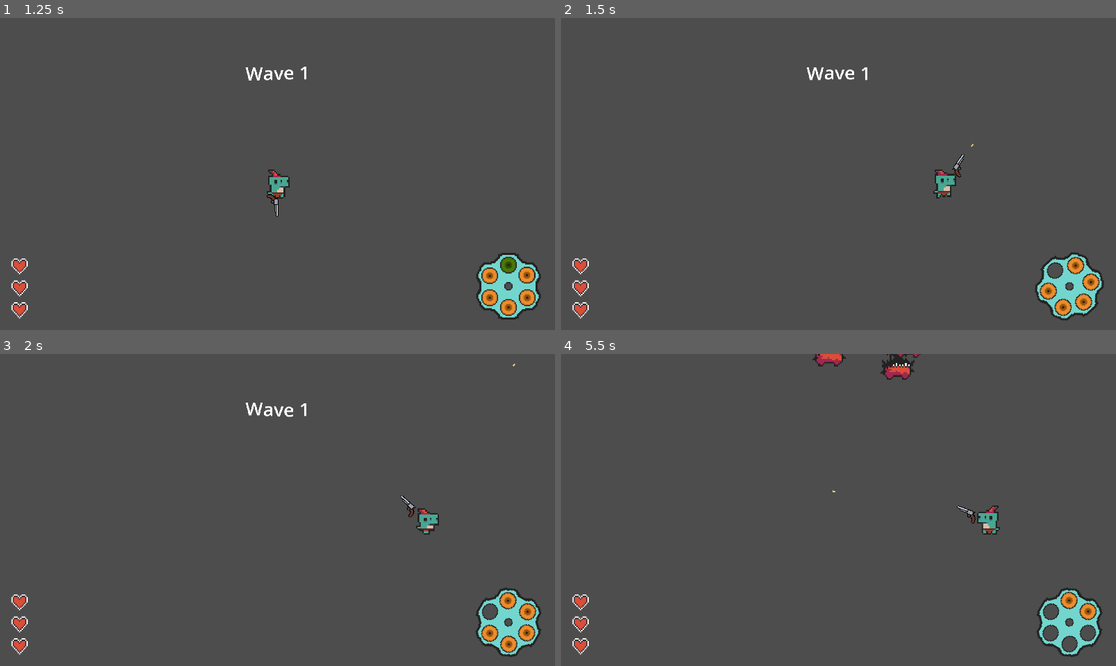
Above: before the commit, frames 1-4 (two rows, left to right).
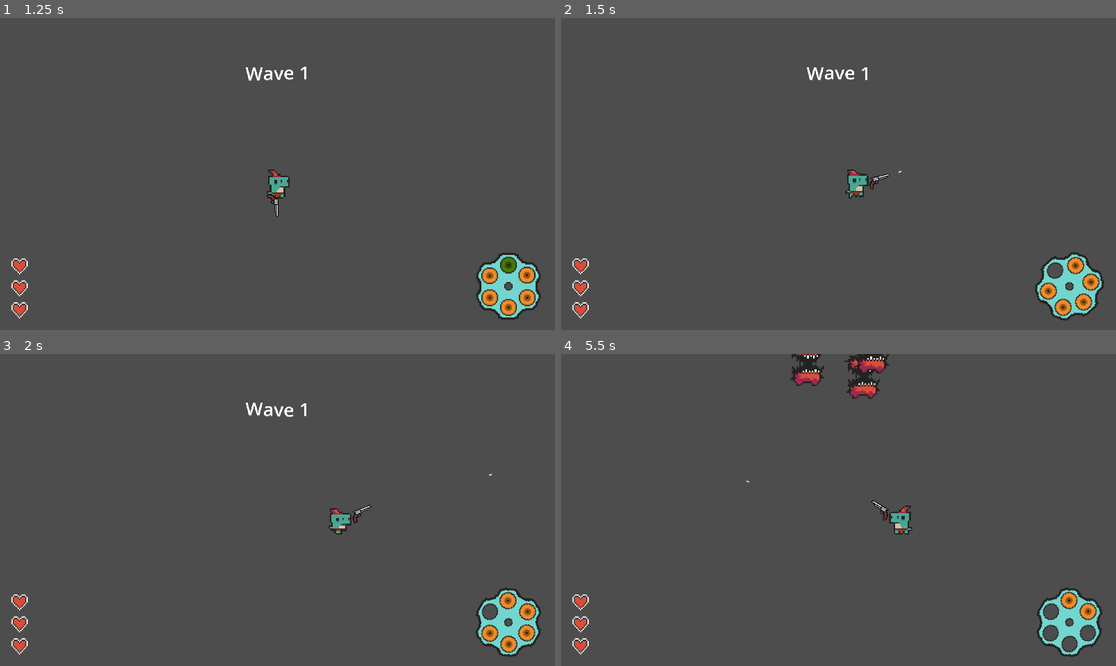
Above: after the commit, the same moments.

Repository: Meemog/GMTK2025
Game: Godot game, scene res://main.tscn
The game is run twice, just before and just after one commit, with the same random seed, the same clock (stepped at 60 frames per second) and the same inputs.
Inputs (mouse positions are in pixels of both pictures, inside the frame that each line leads up to):
- Up to frame 1 (1.25 s): click "Play" at 0.5 s
- Up to frame 2 (1.5 s): move the mouse to (960, 158) at 1.27 s; hold D (right) from 1.28 s (still down); tap Space (dash) at 1.35 s; click (960, 158) at 1.42 s
- Up to frame 3 (2 s): keep holding D (right)
- Up to frame 4 (5.5 s): release D (right) at 2 s; drag from (727, 525) to (988, 522) at 2.02 s; move the mouse to (894, 441) at 2.77 s; hold D (right) 2.78-3.5 s; tap Space (dash) at 2.85, 4.35 s; drag from (810, 572) to (672, 463) at 3.52 s; move the mouse to (1005, 556) at 4.27 s; hold A (left) 4.28-5 s; drag from (672, 463) to (755, 432) at 5.02 s

Frame 1 is identical in both runs. In frame 2, 0.7% of the frame differs, in the area x 51-75%, y 40-58%; in frame 3, 0.6%; in frame 4, 2.3%, in the area x 33-80%, y 0-58%.

Commit message:
Added recoil function

Diff:
--- a/main/Scenes/player.tscn
+++ b/main/Scenes/player.tscn
@@ -73,11 +73,7 @@
 "speed": 5.0
 }]
 
-[sub_resource type="CapsuleShape2D" id="CapsuleShape2D_b26j0"]
-radius = 38.0
-height = 118.0
-
-[sub_resource type="SpriteFrames" id="SpriteFrames_hqtel"]
+[sub_resource type="SpriteFrames" id="SpriteFrames_ukyrk"]
 animations = [{
 "frames": [{
 "duration": 1.0,
@@ -88,8 +84,18 @@
 "speed": 5.0
 }]
 
-[node name="Player" type="Area2D"]
+[sub_resource type="CapsuleShape2D" id="CapsuleShape2D_pu2lt"]
+radius = 38.0
+height = 118.0
+
+[sub_resource type="CapsuleShape2D" id="CapsuleShape2D_gymyn"]
+radius = 38.0
+height = 118.0
+
+[node name="Player" type="RigidBody2D"]
 collision_layer = 8
+gravity_scale = 0.0
+linear_damp = 10.0
 script = ExtResource("1_f1ek2")
 firing_cooldown = 0.4
 bullet_scene = ExtResource("2_tx1dd")
@@ -97,17 +103,13 @@
 
 [node name="BodySprite" type="AnimatedSprite2D" parent="."]
 scale = Vector2(7, 7)
-sprite_frames = SubResource("SpriteFrames_dw050")
+sprite_frames = SubResource("SpriteFrames_gymyn")
 animation = &"walk"
-
-[node name="CollisionShape2D" type="CollisionShape2D" parent="."]
-position = Vector2(0, 51)
-shape = SubResource("CapsuleShape2D_b26j0")
 
 [node name="GunSprite" type="AnimatedSprite2D" parent="."]
 position = Vector2(0, 37)
 scale = Vector2(3.2, 3.2)
-sprite_frames = SubResource("SpriteFrames_hqtel")
+sprite_frames = SubResource("SpriteFrames_ukyrk")
 offset = Vector2(33.245, 6.895)
 
 [node name="Marker2D" type="Marker2D" parent="GunSprite"]
@@ -128,3 +130,14 @@
 [node name="Recharge" type="AudioStreamPlayer" parent="."]
 stream = ExtResource("9_qqcod")
 volume_db = -8.432
+
+[node name="CollisionShape2D" type="CollisionShape2D" parent="."]
+position = Vector2(0, 51)
+shape = SubResource("CapsuleShape2D_pu2lt")
+
+[node name="Area2D" type="Area2D" parent="."]
+collision_layer = 8
+
+[node name="CollisionShape2D" type="CollisionShape2D" parent="Area2D"]
+position = Vector2(0, 51)
+shape = SubResource("CapsuleShape2D_gymyn")
--- a/main/Scripts/enemy.gd
+++ b/main/Scripts/enemy.gd
@@ -36,5 +36,5 @@
 
     if area.collision_layer == 8:
         # Collision with player
-        var player : Player = area
+        var player : Player = area.get_parent()
         deal_damage(player)
--- a/main/Scripts/player.gd
+++ b/main/Scripts/player.gd
@@ -1,5 +1,5 @@
 class_name Player
-extends Area2D
+extends RigidBody2D
 
 class TempBullet:
     var damage : float
@@ -46,29 +46,29 @@
 
     # Movement
 
-    var velocity = Vector2.ZERO
+    var inp_velocity = Vector2.ZERO
 
     if Input.is_action_pressed("up"):
-        velocity.y -= 1
+        inp_velocity.y -= 1
     if Input.is_action_pressed("down"):
-        velocity.y += 1
+        inp_velocity.y += 1
     if Input.is_action_pressed("right"):
-        velocity.x += 1
+        inp_velocity.x += 1
     if Input.is_action_pressed("left"):
-        velocity.x -= 1
-
-    if velocity.length() > 0:
-        velocity = velocity.normalized() * speed
+        inp_velocity.x -= 1
+
+    if inp_velocity.length() > 0:
+        inp_velocity = inp_velocity.normalized() * speed
         $BodySprite.animation = "walk"
-        $BodySprite.scale.x = abs($BodySprite.scale.x) * -1 if velocity.x < 0 else abs($BodySprite.scale.x)
-        if velocity.x > 0:
+        $BodySprite.scale.x = abs($BodySprite.scale.x) * -1 if inp_velocity.x < 0 else abs($BodySprite.scale.x)
+        if inp_velocity.x > 0:
             $BodySprite.scale.x = abs($BodySprite.scale.x)
-        elif velocity.x < 0:
+        elif inp_velocity.x < 0:
             $BodySprite.scale.x = abs($BodySprite.scale.x) * -1
     else:
         $BodySprite.animation = "idle"
 
-    position += velocity * delta
+    position += inp_velocity * delta + linear_velocity
 
     # Gun
     mouse_location = get_global_mouse_position()
@@ -80,6 +80,7 @@
         shoot()
 
     # Dash
+    """
     if Input.is_action_just_pressed("dash") and can_dash:
         if velocity != Vector2.ZERO:
             position += (velocity/speed) * dash_distance
@@ -96,6 +97,7 @@
         if time_since_dash > dash_cooldown:
             $Recharge.play()
             can_dash = true
+    """
 
     time_since_shot += delta
     if not can_fire:
@@ -113,6 +115,10 @@
     bullet_pointer = 0
     time_since_reload = 0
     is_reloading = true
+
+func knockback(magnitude: float):
+    var dir = Vector2.ONE.rotated(gun_rotation + (3 * PI)/4)
+    linear_velocity += dir * magnitude
 
 func shoot() -> void:
     # get bullet information
Not shown: 2 places in main/Scenes/player.tscn that only renumber resources
